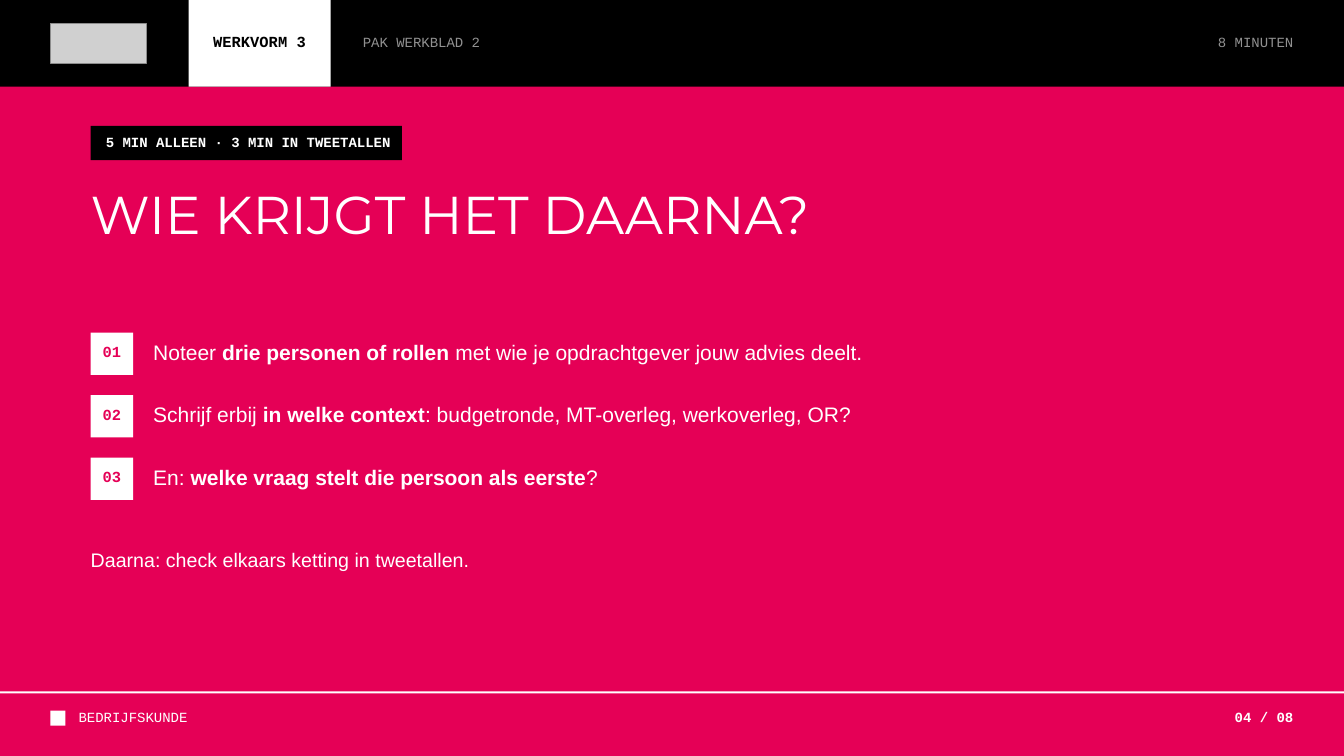
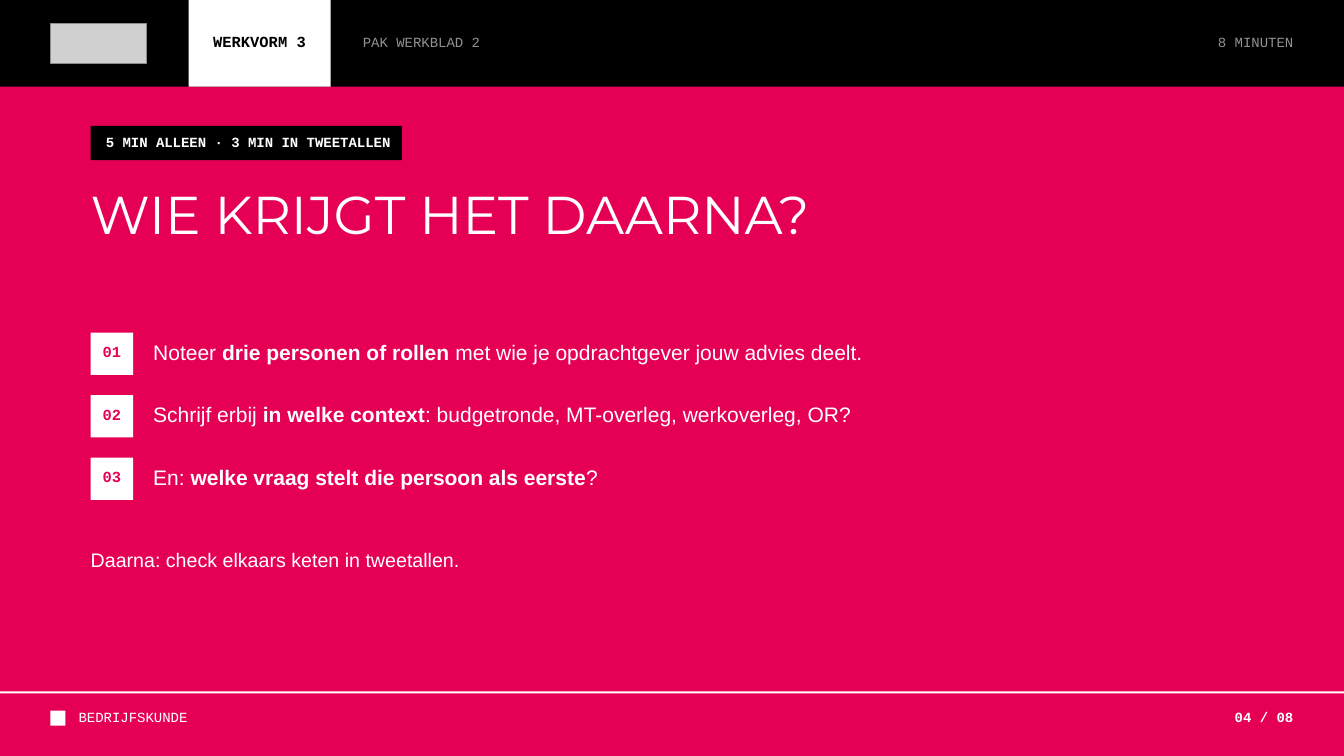
Before and after one commit to hanbedrijfskunde/aod-communicatie-slides, a slide deck: slide 4 of Werkcollege-2-waar-gaat-jouw-advies-heen.pptx. Drawn at 1344x756 pixels with LibreOffice and Linux fonts; fonts in the diff are those of the drawing; grey boxes stand for pictures. Boxes give left, top, right and bottom in pixels: in the first picture for what was removed or moved away, otherwise in the second. Text is boxed around its words. In the diff, an @@ line names an element or a change of style, - is before the commit and + after.

```diff
--- a/Werkcollege-2-waar-gaat-jouw-advies-heen.pptx
+++ b/Werkcollege-2-waar-gaat-jouw-advies-heen.pptx
@@ text at [91, 552, 460, 568]: text changed @@
-Daarna: check elkaars ketting in tweetallen.
+Daarna: check elkaars keten in tweetallen.
```
Also in this commit, not shown: 3 other slides changed, 12 other files.
